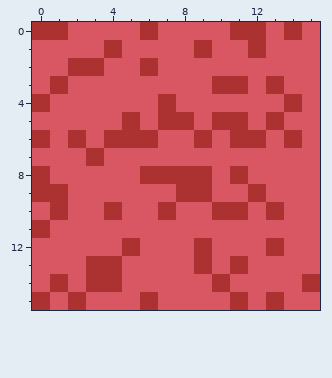
Pixel-art file: Cat Jam/Assets/Tile_Palettes/carpet1.aseprite. The picture above is the old version.
16x16 pixels, 1 frame.
And afterwards:
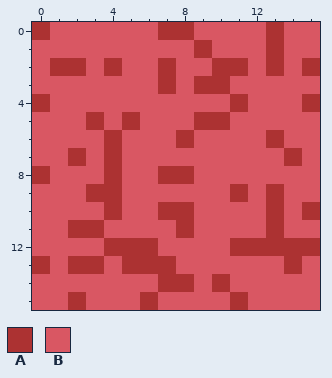
Palette (. is transparent): A #ac3232  B #d95763
From old to new:
Changed rows in their new state; - is an unchanged pixel.
first column x 0:
 0 -B----BAA--BBAB-
 1 ----B-------BA--
 2 -A-BA-BA--AA-A-A
 3 -B-----A-A-B-B--
 4 -------B---A--BA
 5 ---A---BBA-B-B--
 6 B-B--BB-AB-BBAB-
 7 --ABA---------A-
 8 ----A-B--B-B----
 9 BB-AA---BB-ABA--
10 -B------A-BB---A
11 B-AA----A----A--
12 ----A-A--B-AA-AA
13 A-A-BAAA-B-B--A-
14 -B-BB--AA------B
15 B------------B--
Where, in picture pixels (left, top, right, bottom), the same in both pictures:
changed: (32, 22, 320, 310)
